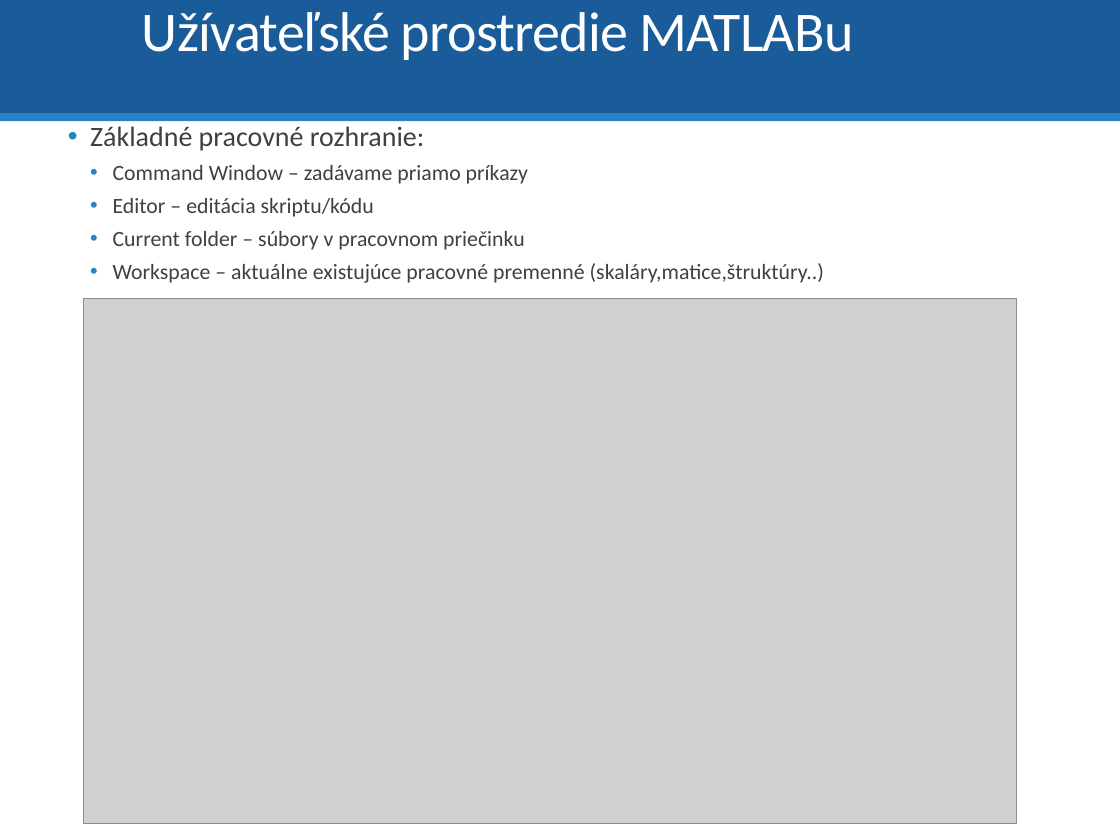
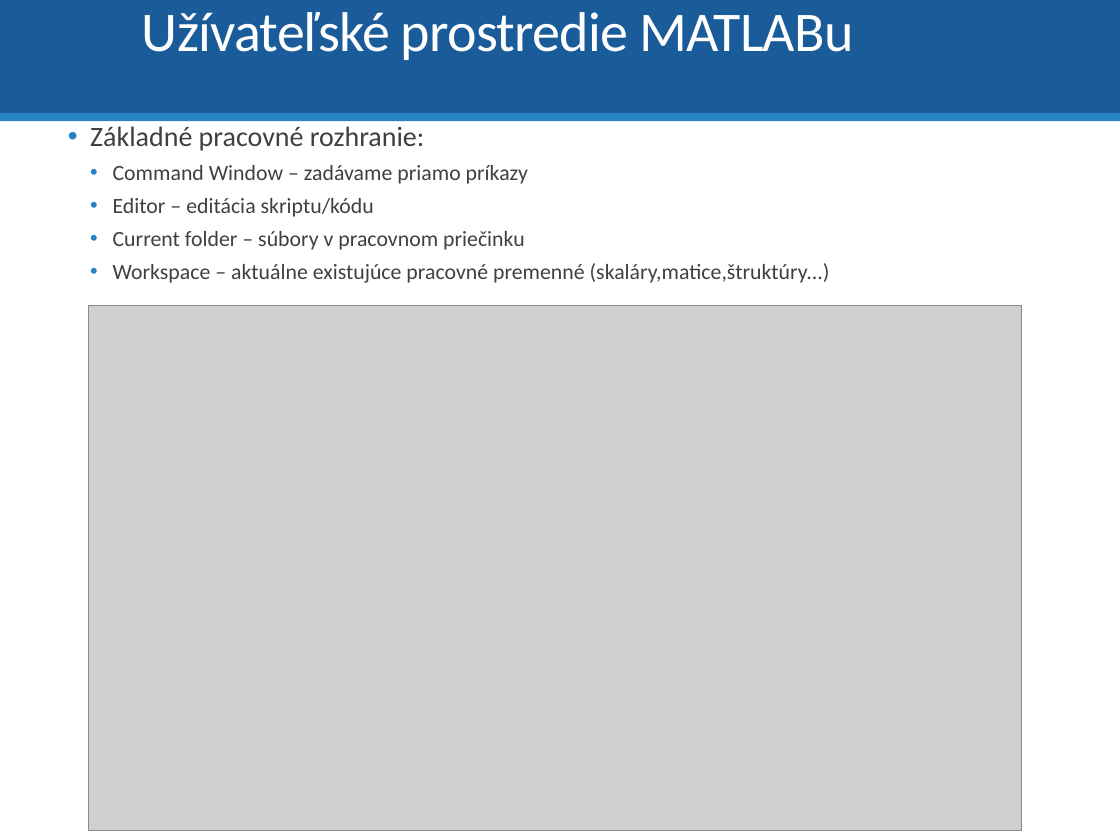
Before and after one commit to dodekm/TeamProjektKybernetika, a slide deck: slide 3 of Nove prednasky/P0_Opakovanie_Matlab_Simulink.pptx. Drawn at 1120x840 pixels with LibreOffice and Linux fonts; fonts in the diff are those of the drawing; grey boxes stand for pictures. Boxes give left, top, right and bottom in pixels: in the first picture for what was removed or moved away, otherwise in the second. Text is boxed around its words. In the diff, an @@ line names an element or a change of style, - is before the commit and + after.

```diff
--- a/Nove prednasky/P0_Opakovanie_Matlab_Simulink.pptx
+++ b/Nove prednasky/P0_Opakovanie_Matlab_Simulink.pptx
@@ text at <box>113,263,830,283</box>: text changed @@
-    • Workspace – aktuálne existujúce pracovné premenné (skaláry,matice,štruktúry..)
+    • Workspace – aktuálne existujúce pracovné premenné (skaláry,matice,štruktúry...)
@@ picture: place and size @@
-picture at <box>83,298,1016,823</box>
+picture at <box>88,306,1021,831</box>
```
Also in this commit, not shown: 28 other slides changed, 8 slides added, 4 slides removed, 1 other file.
